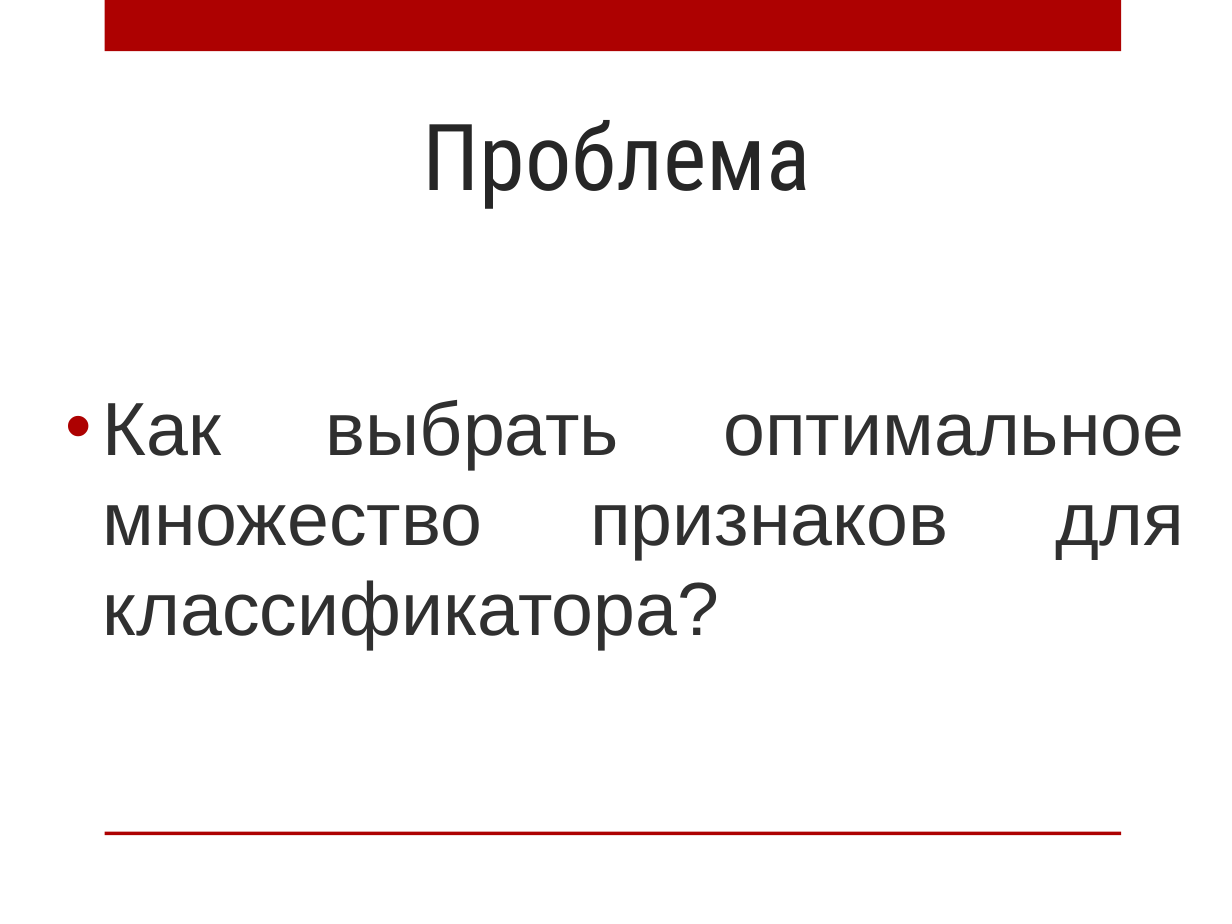
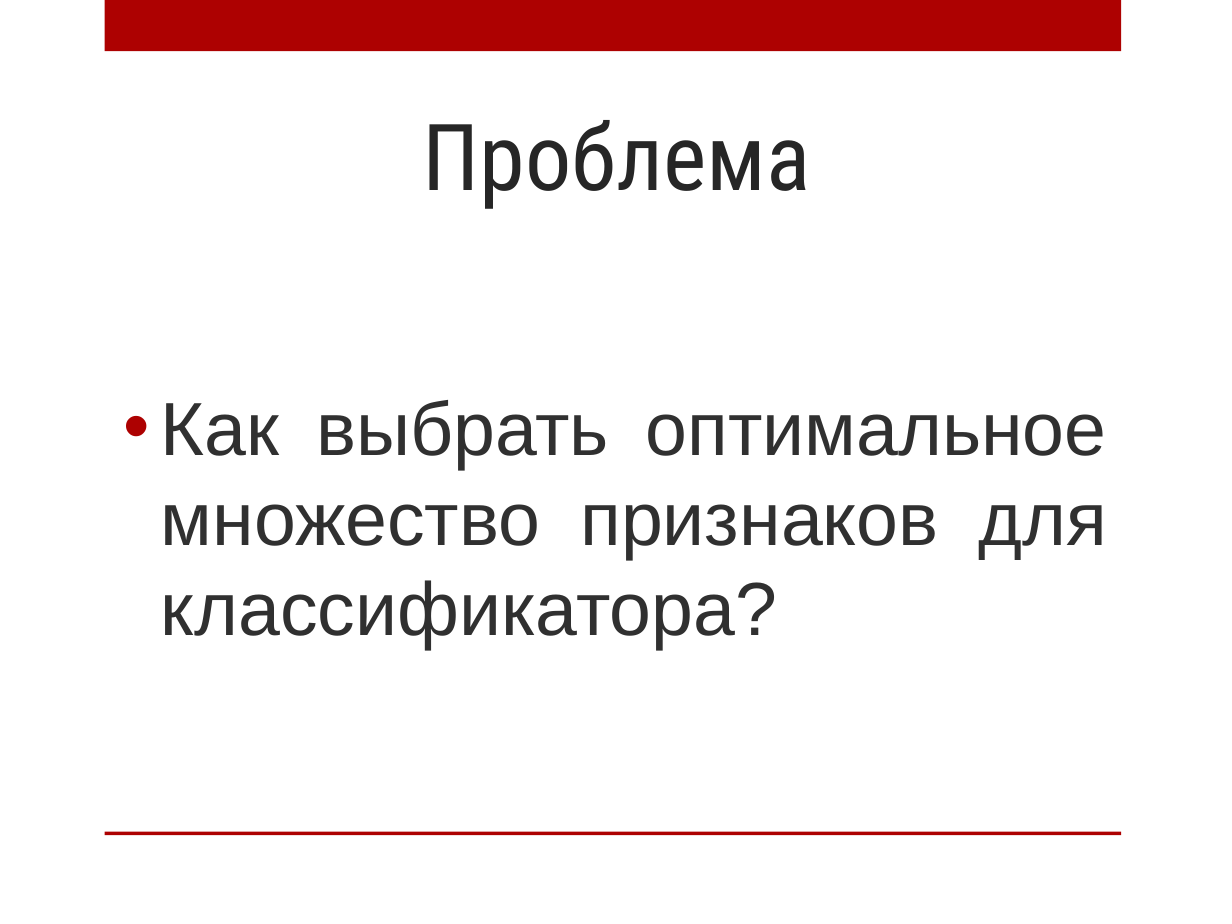
Before and after one commit to AnnaIbakaeva/Genetic, a slide deck: slide 7 of Диплом/Магистратура.Ибакаева.pptx. Drawn at 1232x924 pixels with LibreOffice and Linux fonts; fonts in the diff are those of the drawing; background and template pictures are left out. Boxes give left, top, right and bottom in pixels: in the first picture for what was removed or moved away, otherwise in the second. Text is boxed around its words. In the diff, an @@ line names an element or a change of style, - is before the commit and + after.

```diff
--- a/Диплом/Магистратура.Ибакаева.pptx
+++ b/Диплом/Магистратура.Ибакаева.pptx
@@ text "Как выбрать оптимальное множество признаков ..." rewrapped from [103, 400, 1185, 650] to [161, 400, 1107, 650] @@
```
Also in this commit, not shown: 8 other slides changed, 1 slide added, 1 slide removed, 1 other file.
